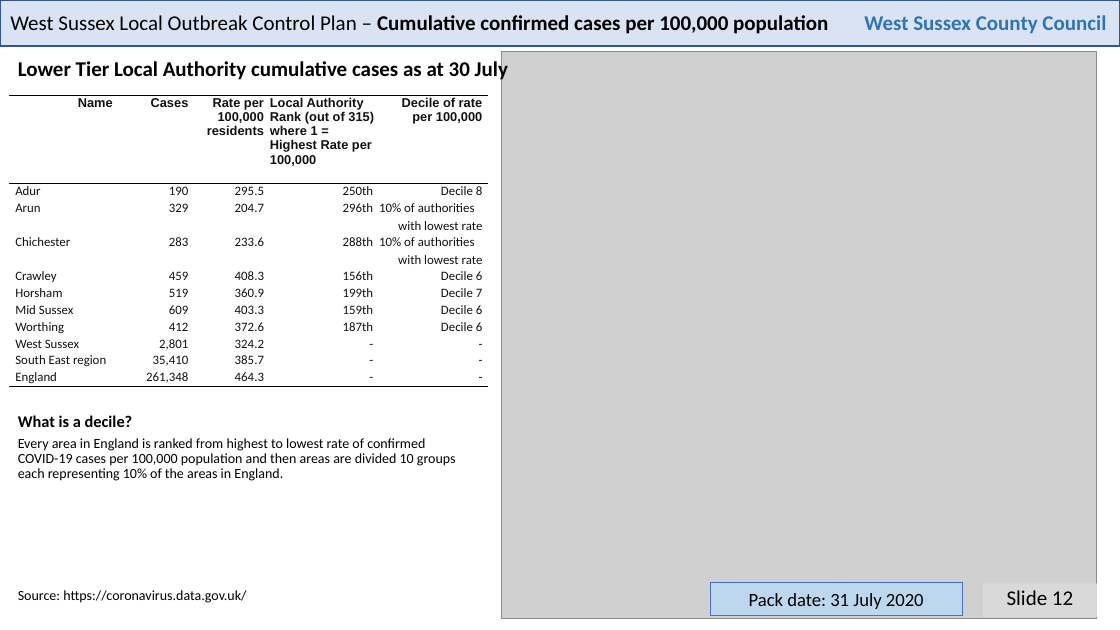
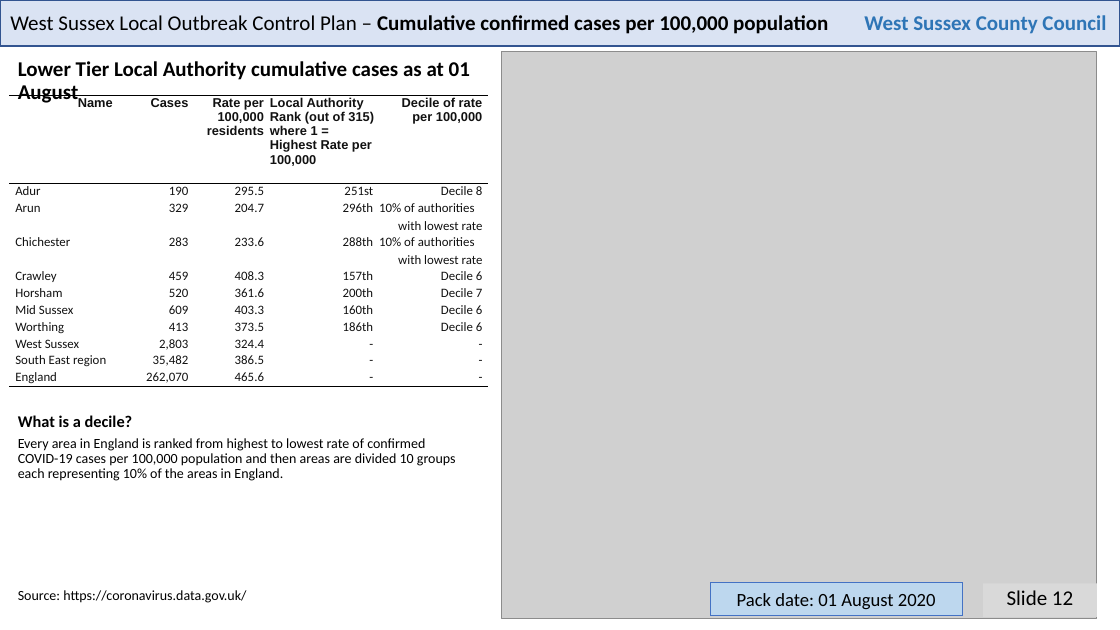
Before and after one commit to psychty/wsx_covid_datapack_public, a slide deck: slide 12 of Latest_West_Sussex_C19_slide_deck.pptx. Drawn at 1120x630 pixels with LibreOffice and Linux fonts; fonts in the diff are those of the drawing; grey boxes stand for pictures. Boxes give left, top, right and bottom in pixels: in the first picture for what was removed or moved away, otherwise in the second. Text is boxed around its words. In the diff, an @@ line names an element or a change of style, - is before the commit and + after.

```diff
--- a/Latest_West_Sussex_C19_slide_deck.pptx
+++ b/Latest_West_Sussex_C19_slide_deck.pptx
@@ text at (18, 61, 470, 106): text changed @@
-Lower Tier Local Authority cumulative cases as at 30 July
+Lower Tier Local Authority cumulative cases as at 01 August
@@ table at (9, 96, 488, 387) @@
-row 2, column 4: 250th
+row 2, column 4: 251st
-row 5, column 4: 156th
+row 5, column 4: 157th
-row 6: Horsham | 519 | 360.9 | 199th | Decile 7
+row 6: Horsham | 520 | 361.6 | 200th | Decile 7
-row 7, column 4: 159th
+row 7, column 4: 160th
-row 8: Worthing | 412 | 372.6 | 187th | Decile 6
+row 8: Worthing | 413 | 373.5 | 186th | Decile 6
-row 9, column 2: 2,801
+row 9, column 2: 2,803
-row 9, column 3: 324.2
+row 9, column 3: 324.4
-row 10, column 2: 35,410
+row 10, column 2: 35,482
-row 10, column 3: 385.7
+row 10, column 3: 386.5
-row 11, column 2: 261,348
+row 11, column 2: 262,070
-row 11, column 3: 464.3
+row 11, column 3: 465.6
@@ text in rectangle at (737, 593, 936, 609): text changed @@
-Pack date: 31 July 2020
+Pack date: 01 August 2020
```
Also in this commit, not shown: 20 other slides changed, 31 other files.
